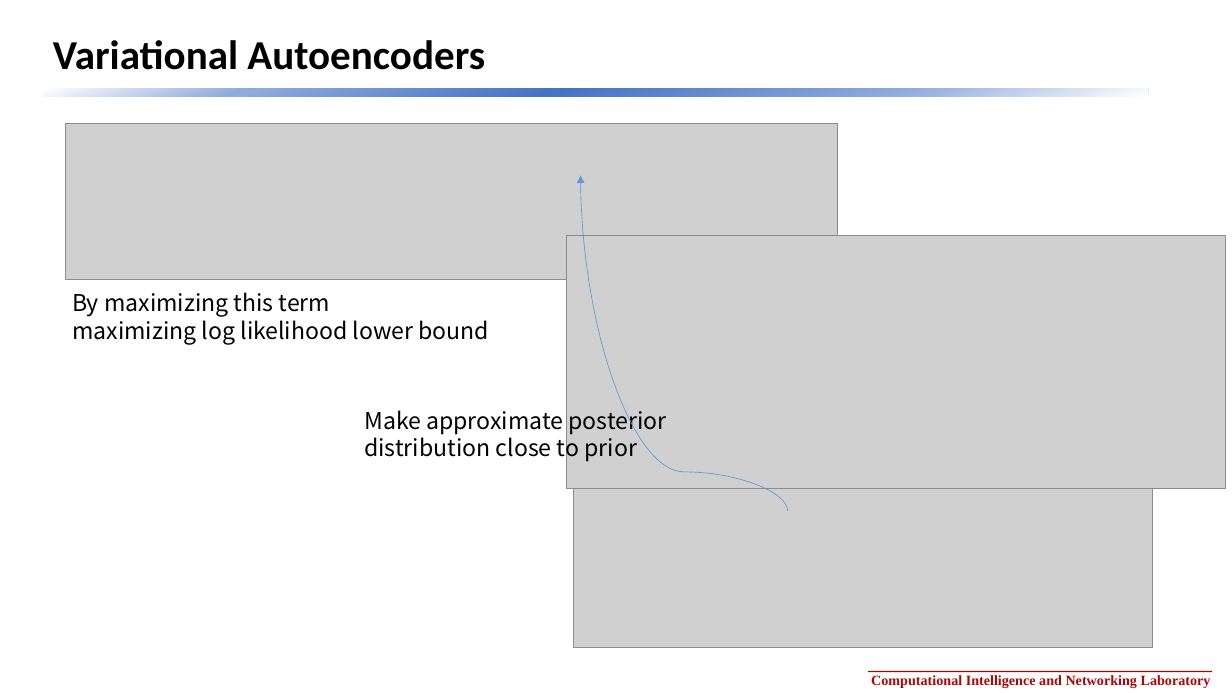
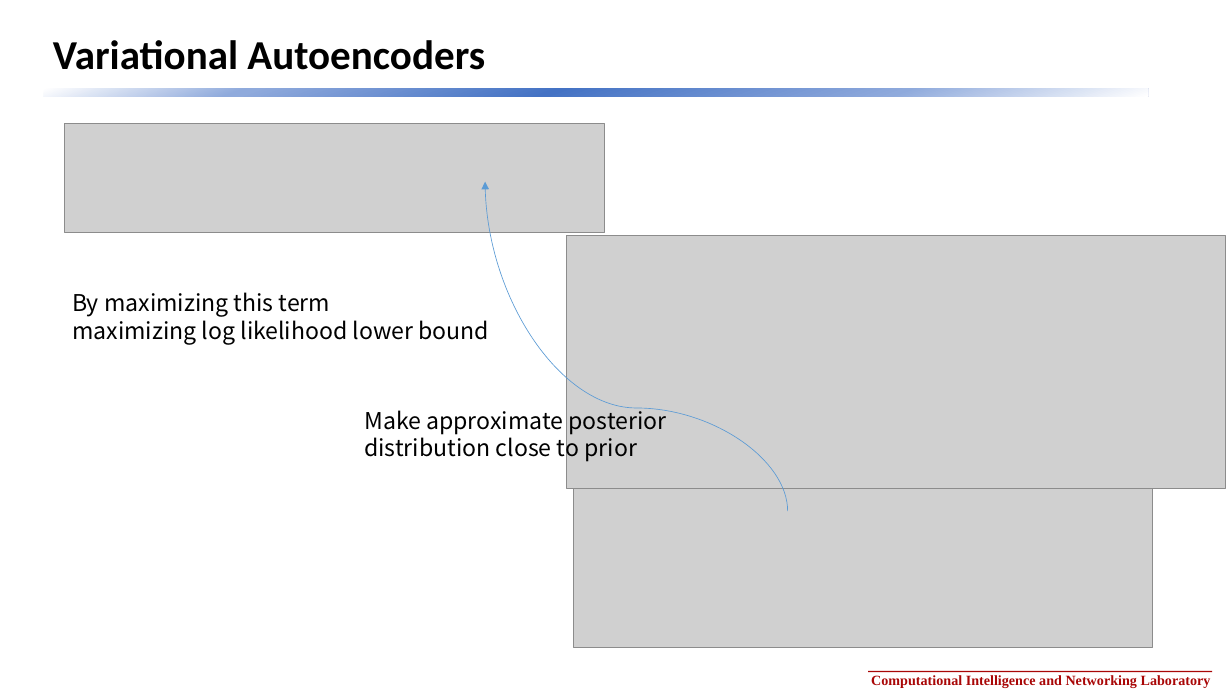
Before and after one commit to gggg8657/study, a slide deck: slide 28 of VAE/machine_learning2_Variational_AutoEncoder.pptx. Drawn at 1232x693 pixels with LibreOffice and Linux fonts; fonts in the diff are those of the drawing; grey boxes stand for pictures; background and template pictures are left out. Boxes give left, top, right and bottom in pixels: in the first picture for what was removed or moved away, otherwise in the second. Text is boxed around its words. In the diff, an @@ line names an element or a change of style, - is before the commit and + after.

```diff
--- a/VAE/machine_learning2_Variational_AutoEncoder.pptx
+++ b/VAE/machine_learning2_Variational_AutoEncoder.pptx
@@ picture: place and size @@
-picture at <box>65,123,837,279</box>
+picture at <box>65,123,604,232</box>
@@ curved arrow moved from (787, 511) - (580, 176) to (787, 511) - (485, 182) @@
```
Also in this commit, not shown: 5 other slides changed, 2 slides added, 2 other files.
